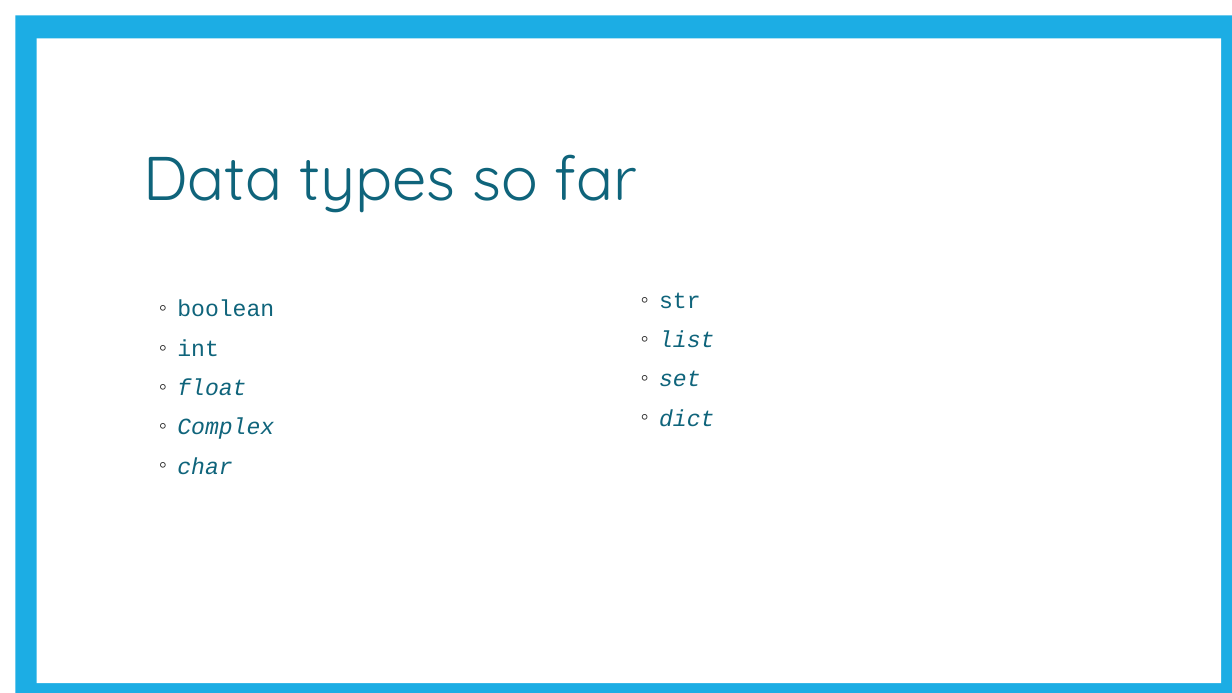
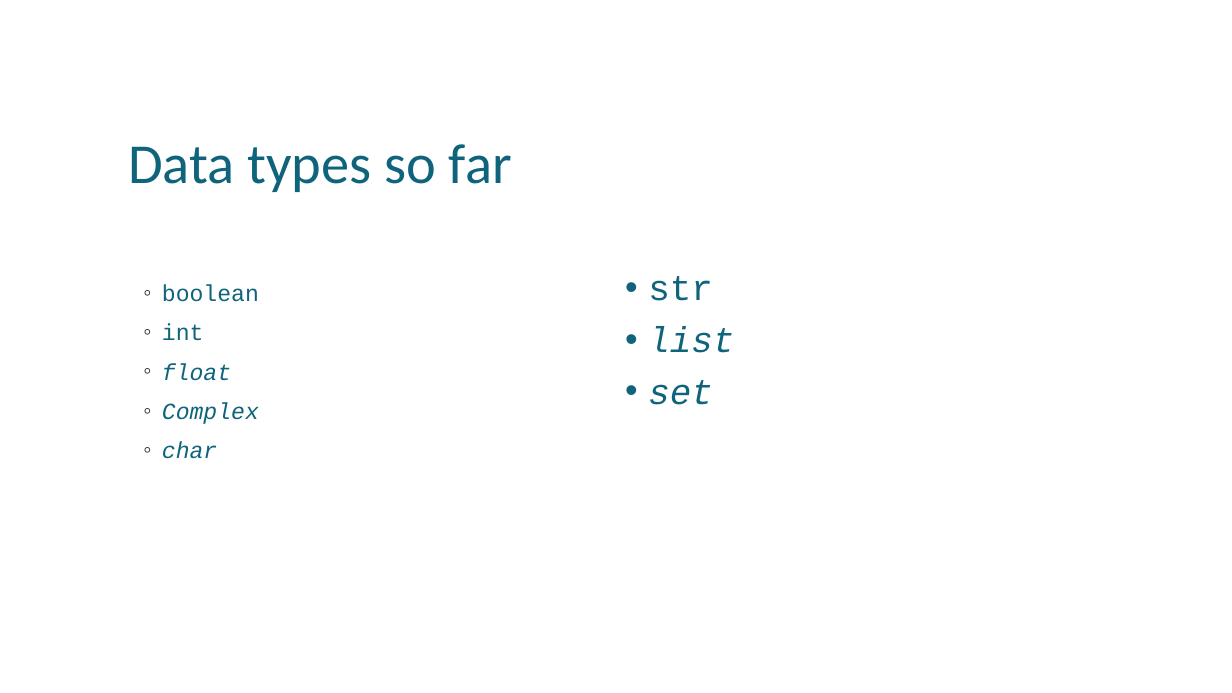
Before and after one commit to uday87j/teach_python, a slide deck: slide 11 of fundamentals/8-Dictionary, Tuple, Range.pptx. Drawn at 1232x693 pixels with LibreOffice and Linux fonts; fonts in the diff are those of the drawing. Boxes give left, top, right and bottom in pixels: in the first picture for what was removed or moved away, otherwise in the second. Text is boxed around its words. In the diff, an @@ line names an element or a change of style, - is before the commit and + after.

```diff
--- a/fundamentals/8-Dictionary, Tuple, Range.pptx
+++ b/fundamentals/8-Dictionary, Tuple, Range.pptx
@@ rectangle removed at (16,16,1232,693) @@
@@ rectangle removed at (37,38,1222,683) @@
@@ title "Data types so far" at (128,144,512,192): size 48 to 44 pt, font Quicksand to Calibri @@
@@ 2 texts, 1 title: place and size @@
-2 texts, 1 title at (143,154,714,475)
+2 texts, 1 title at (128,144,734,459)
@@ text "str" at (648,276,734,405): size 18 to 28 pt; bullet ◦ to •; line spacing 1 to 0.9; more space between paragraphs @@
@@ text at (659,409,714,427): paragraph removed @@
-◦ dict
```
Also in this commit, not shown: 16 other slides changed, 4 other files.
